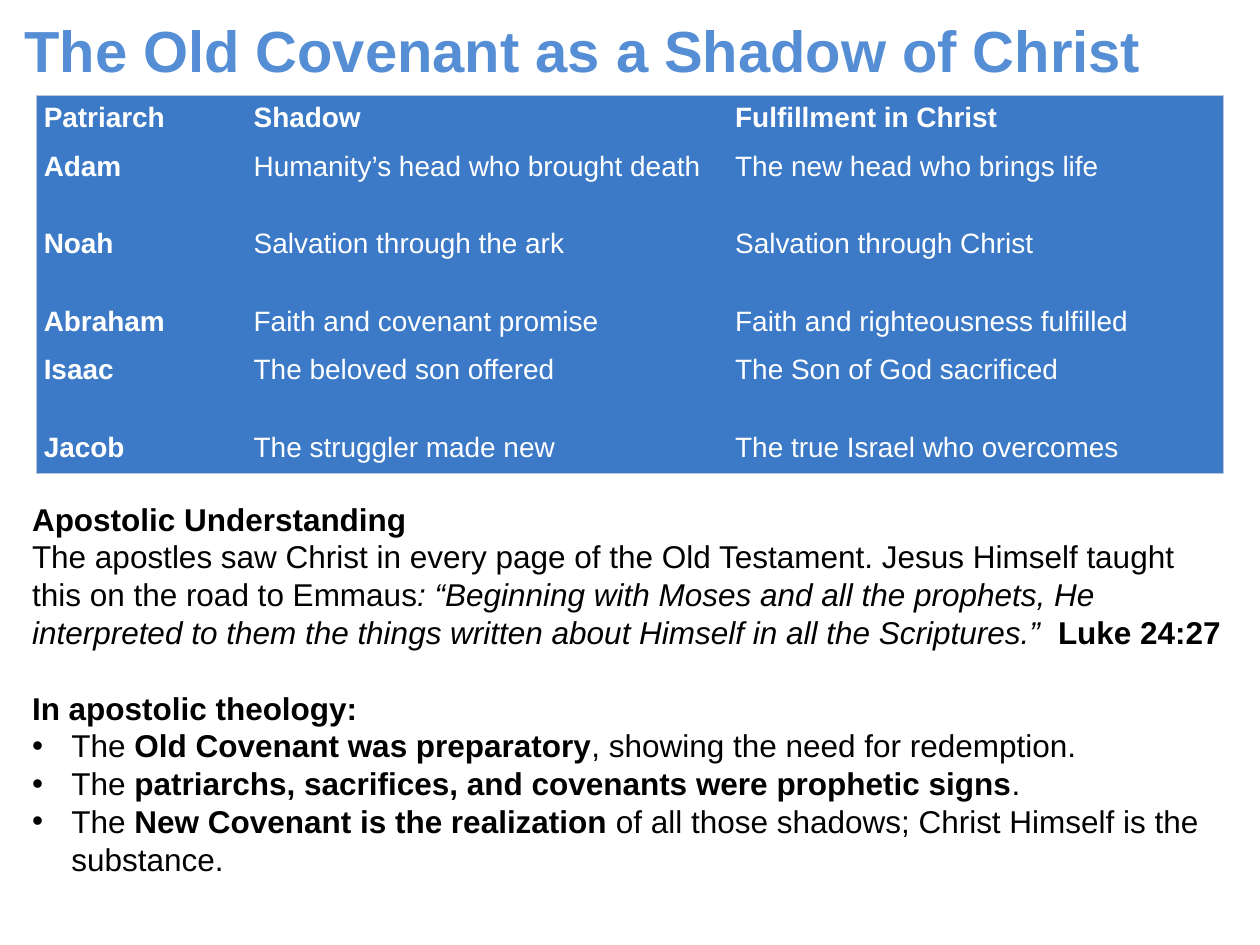
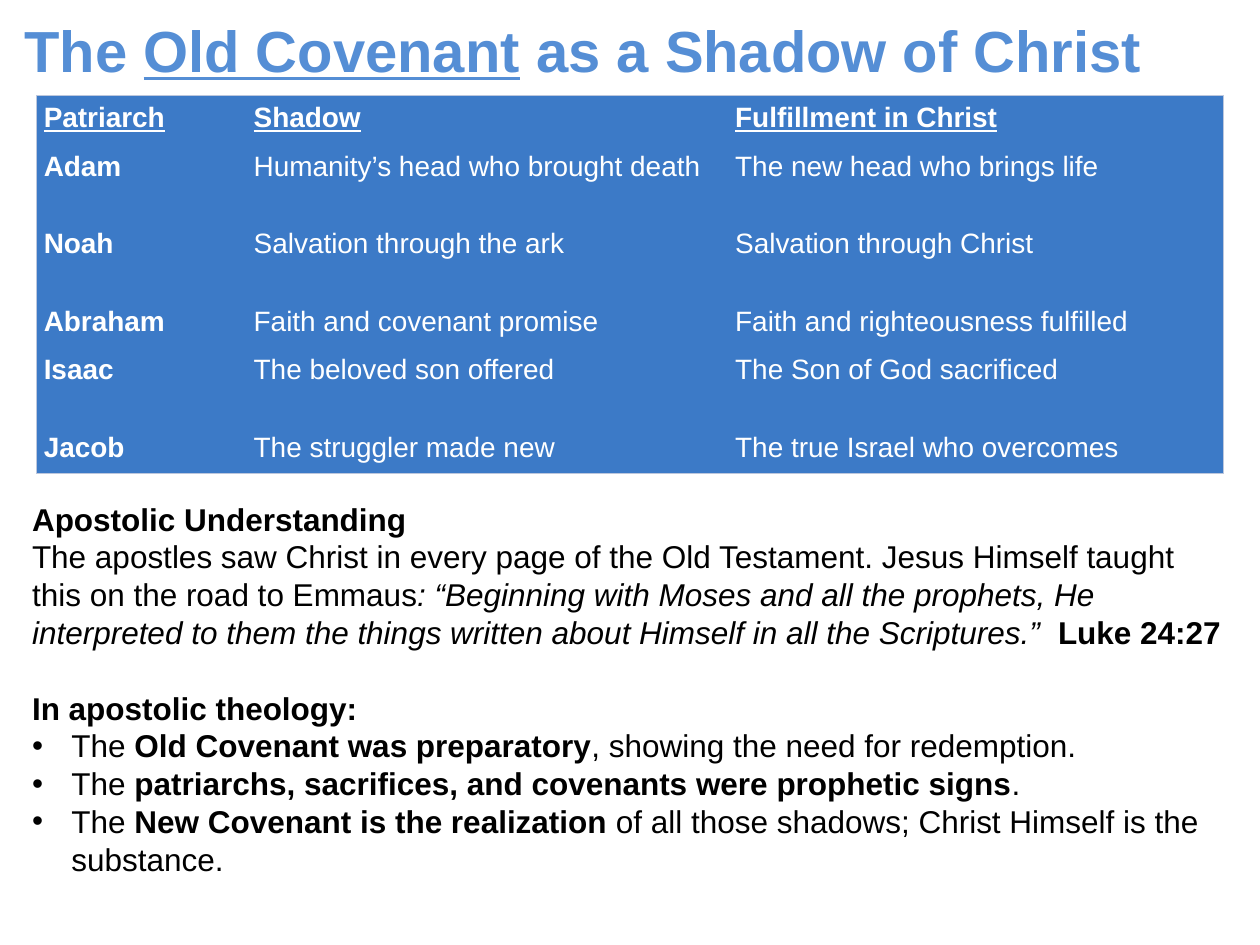
Before and after one commit to UsefulEngines/EvangelismPublic, a slide deck: slide 3 of 2025-Q4/Promises5/2025-11-02-Promises5.pptx. Drawn at 1260x945 pixels with LibreOffice and Linux fonts; fonts in the diff are those of the drawing. Boxes give left, top, right and bottom in pixels: in the first picture for what was removed or moved away, otherwise in the second. Text is boxed around its words. In the diff, an @@ line names an element or a change of style, - is before the commit and + after.

```diff
--- a/2025-Q4/Promises5/2025-11-02-Promises5.pptx
+++ b/2025-Q4/Promises5/2025-11-02-Promises5.pptx
@@ text "The Old Covenant as a ..." at (24, 30, 1141, 80): underline on in "Old Covenant" @@
@@ table at (37, 96, 1223, 474) @@
@@ underline on in "Patriarch", "Shadow", "Fulfillment in Christ" @@
```
Also in this commit, not shown: 9 other slides changed, 1 other file.
